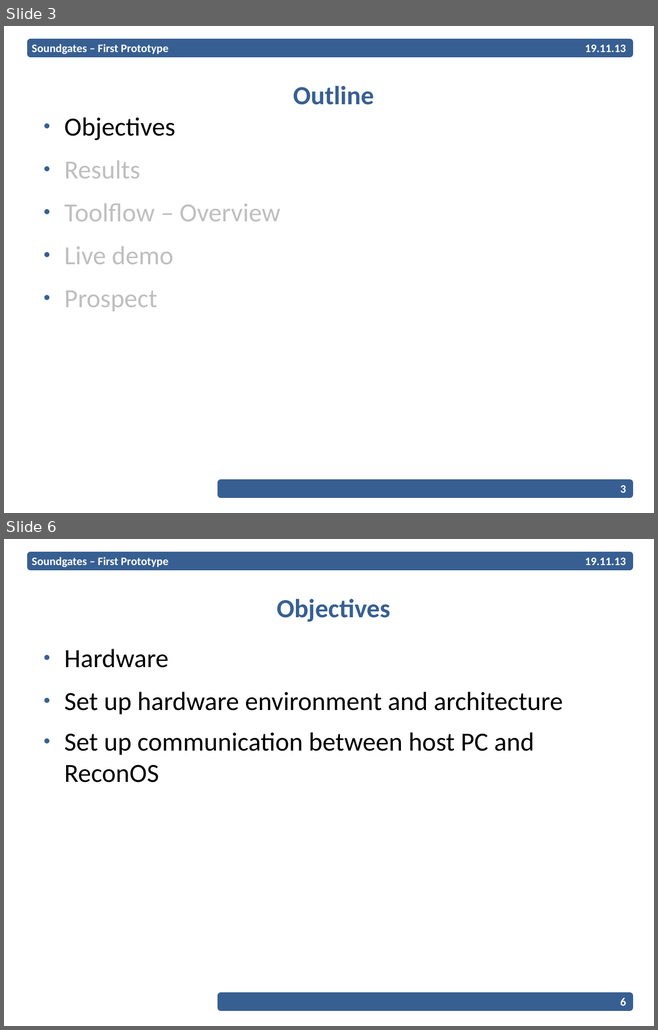
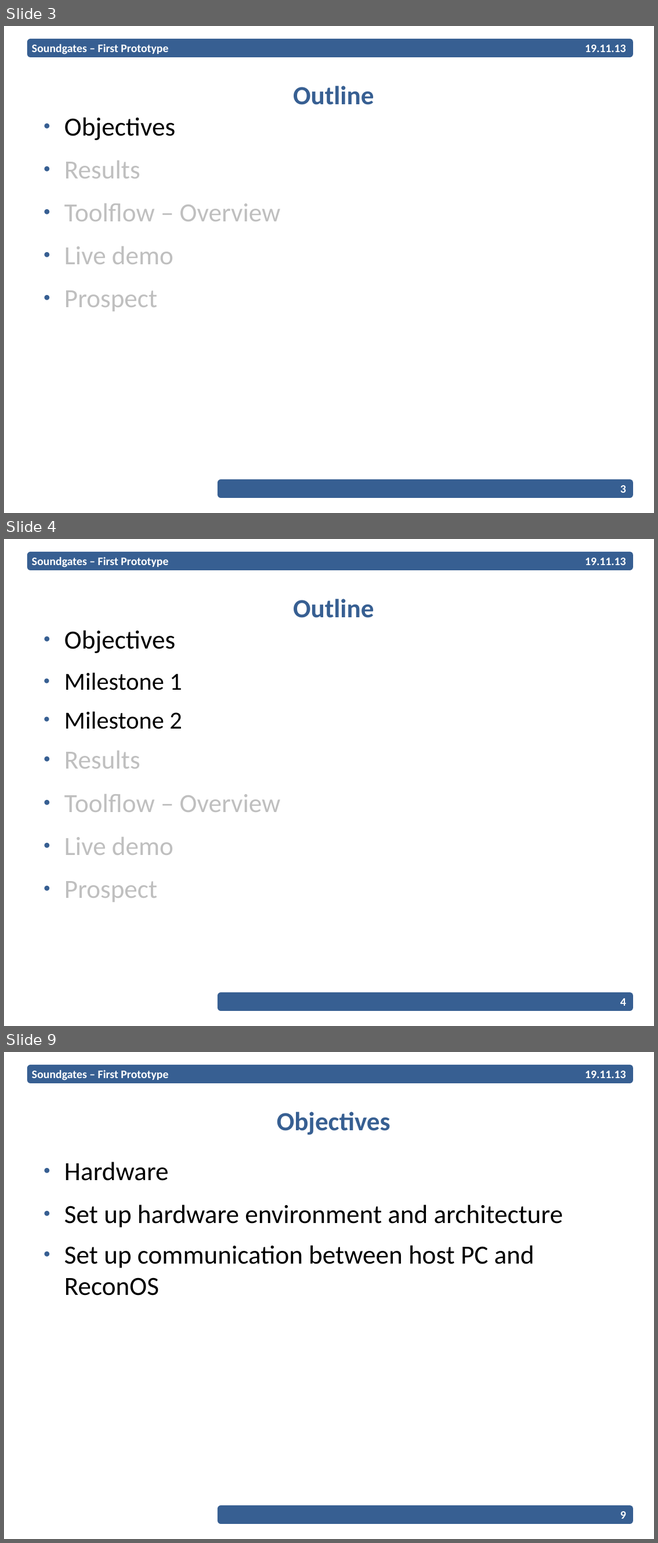
Before and after one commit to EPiCS/soundgates, a slide deck: documents/milestone1-2-presentation/Presentation.odp. Shown one above the other, each under a label of ours: slides 3 and 6 before the commit, slides 3, 4 and 9 after it; the slides between them are not shown. The pictures are 658x1030 and 658x1543 pixels, drawn with LibreOffice and Linux fonts; fonts in the diff are those of the drawing; background and template pictures are left out. Boxes give left, top, right and bottom in pixels: in the first picture for what was removed or moved away, otherwise in the second. Text is boxed around its words. In the diff, an @@ line names an element or a change of style, - is before the commit and + after.

Commit message:
slightly changed prototype presentation

```diff
--- a/documents/milestone1-2-presentation/Presentation.odp
+++ b/documents/milestone1-2-presentation/Presentation.odp
@@ slide 4 added at <box>4,539,654,1026</box>, background #FFFFFF; not listed: 2 template elements that a slide beside it also shows @@
@@ text added at <box>32,557,168,567</box>, 14 pt, text #FFFFFF, bold @@
+Soundgates – First Prototype
@@ text added at <box>585,558,626,565</box>, 14 pt, text #FFFFFF, bold @@
+19.11.13
@@ title added at <box>293,599,373,618</box>, 32 pt, text #375F92, bold @@
+Outline
@@ text added at <box>64,630,281,902</box>, 32 pt, text #BFBFBF @@
+● Objectives
+  ● Milestone 1
+  ● Milestone 2
+● Results
+● Toolflow – Overview
+● Live demo
+● Prospect
@@ page number added at <box>620,998,626,1006</box>, 14 pt, text #FFFFFF, bold @@
+4
@@ what was slide 6 is now slide 9 @@
@@ page number at <box>620,1511,626,1519</box>: text changed @@
-6
+9
```
Also in this commit, not shown: 5 slides changed, 2 other slides added.
